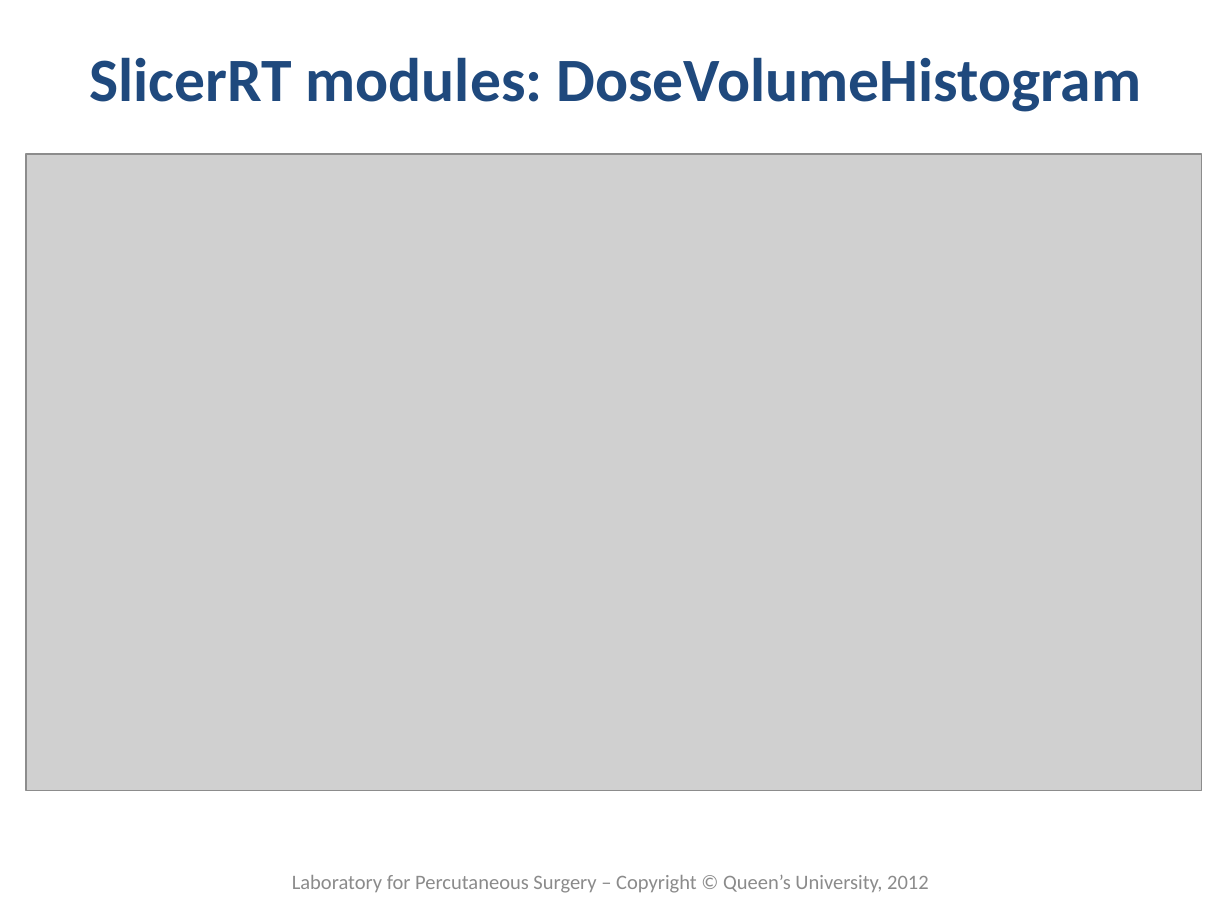
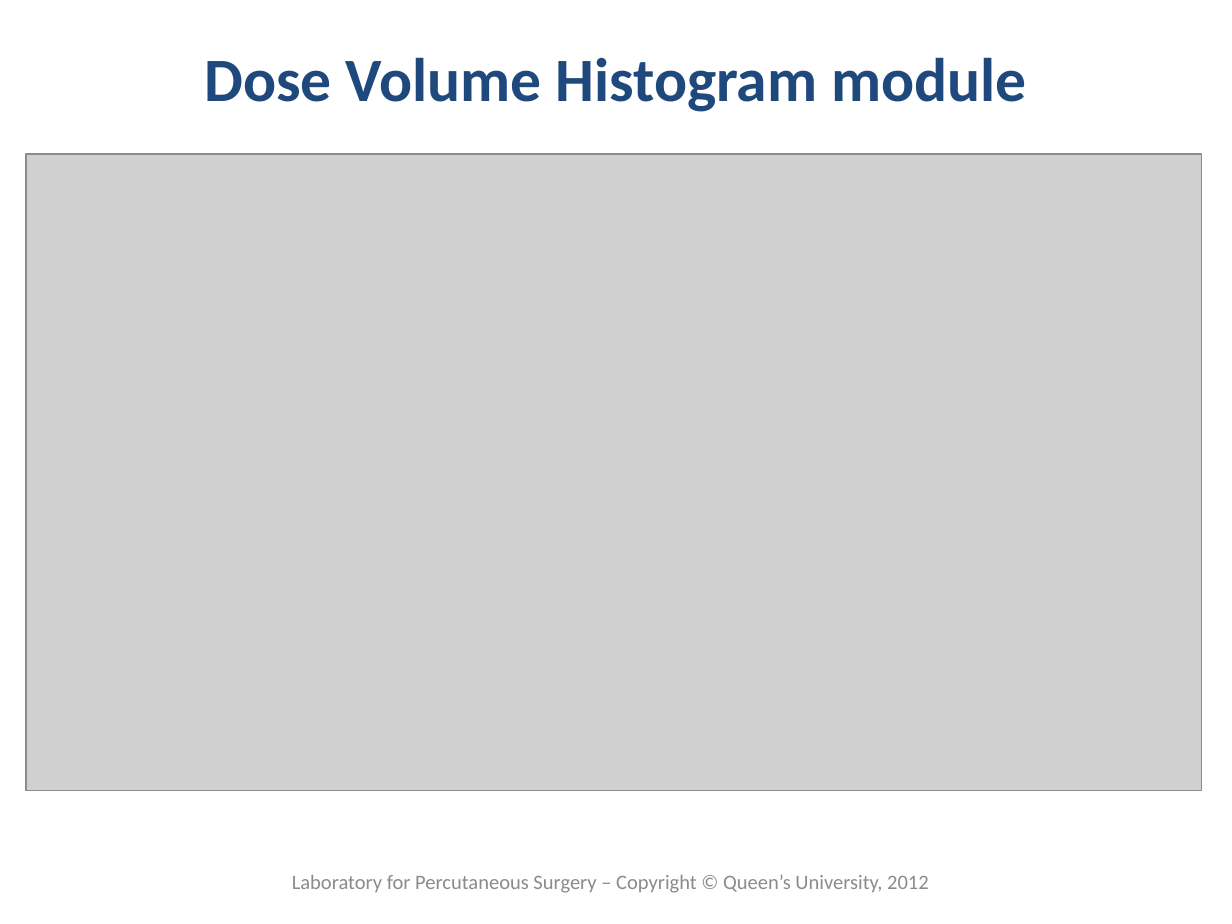
Before and after one commit to SlicerRt/SlicerRtDoc, a slide deck: slide 8 of overview/SlicerRtOverview.pptx (slide 9 before the commit). Drawn at 1232x924 pixels with LibreOffice and Linux fonts; fonts in the diff are those of the drawing; grey boxes stand for pictures; background and template pictures are left out. Boxes give left, top, right and bottom in pixels: in the first picture for what was removed or moved away, otherwise in the second. Text is boxed around its words. In the diff, an @@ line names an element or a change of style, - is before the commit and + after.

```diff
--- a/overview/SlicerRtOverview.pptx
+++ b/overview/SlicerRtOverview.pptx
@@ title at [205,57,1026,112]: text changed @@
-SlicerRT modules: DoseVolumeHistogram
+Dose Volume Histogram module
```
Also in this commit, not shown: 4 other slides changed, 3 slides added.
